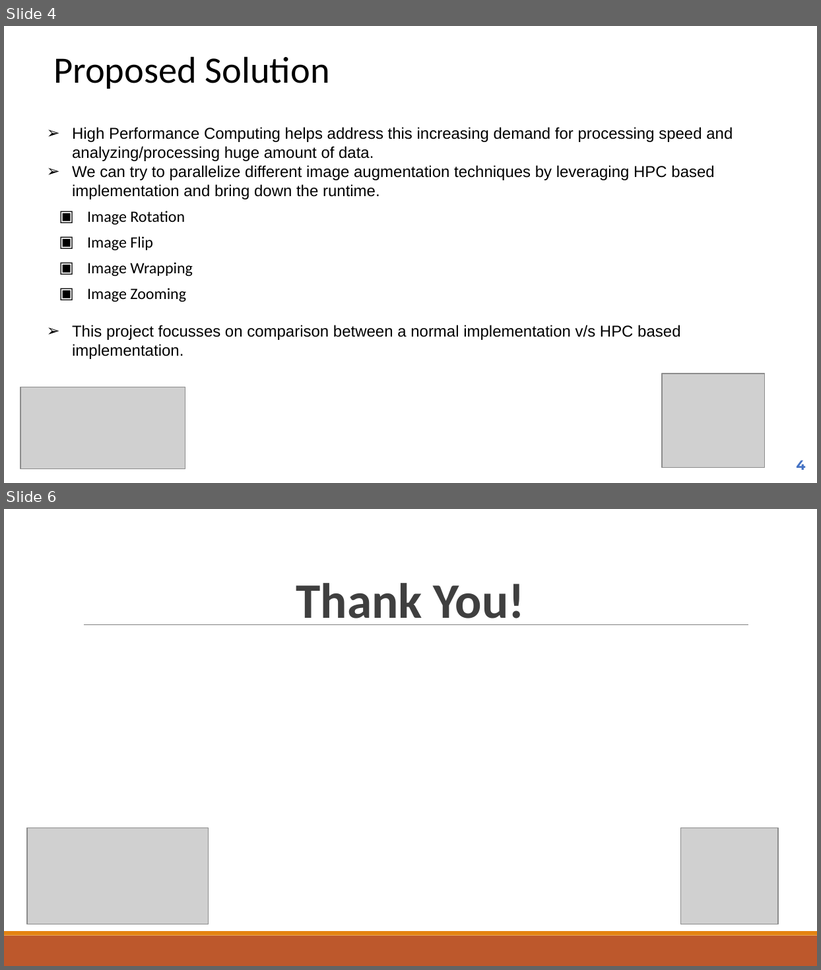
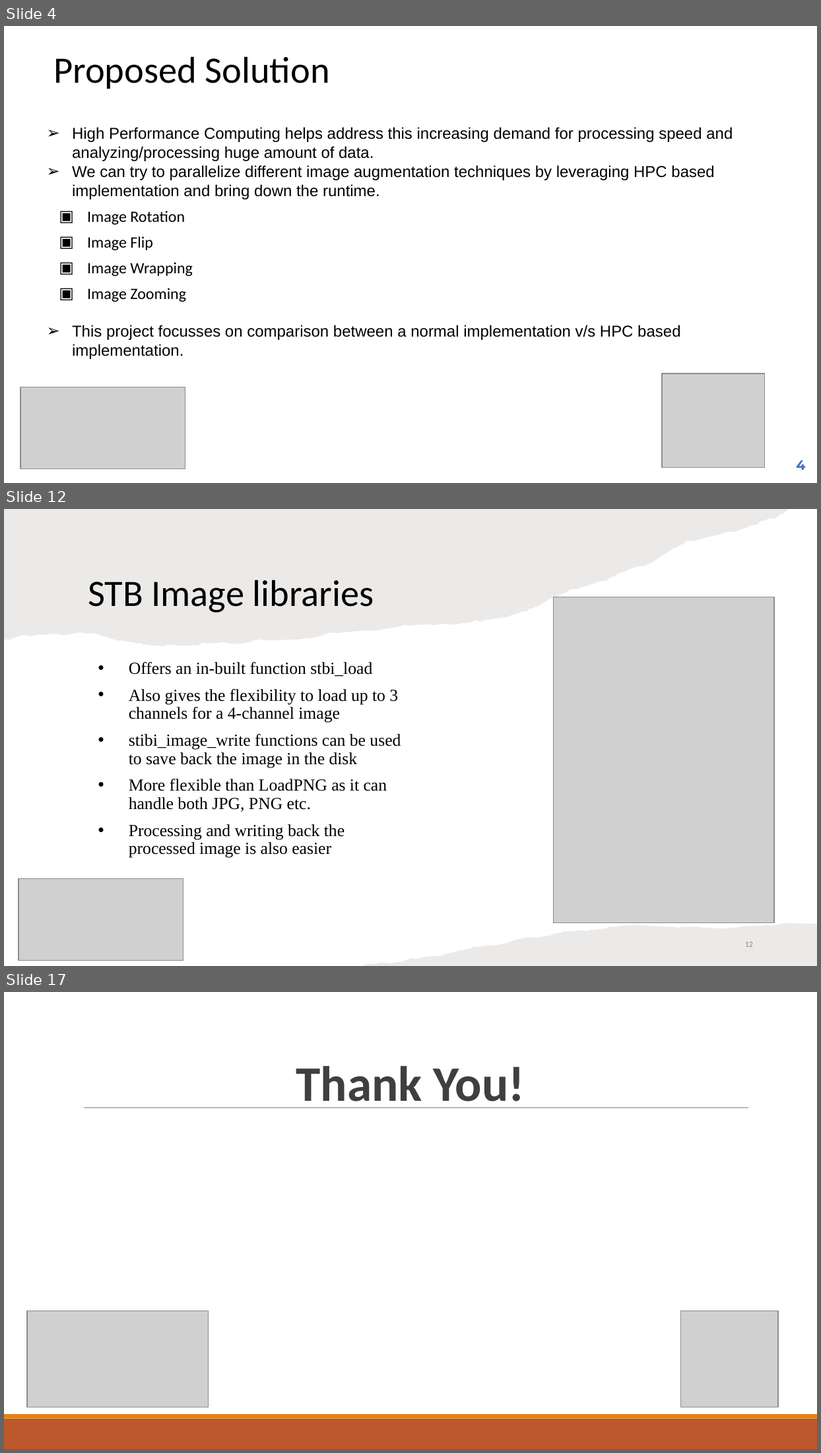
Before and after one commit to prakash90om/MLOps_Demo_hpc, a slide deck: doc/MLOps_HPC_Image_Processing_Presentation.pptx. Shown one above the other, each under a label of ours: slides 4 and 6 before the commit, slides 4, 12 and 17 after it; the slides between them are not shown. The pictures are 821x970 and 821x1453 pixels, drawn with LibreOffice and Linux fonts; fonts in the diff are those of the drawing; grey boxes stand for pictures. Boxes give left, top, right and bottom in pixels: in the first picture for what was removed or moved away, otherwise in the second. Text is boxed around its words. In the diff, an @@ line names an element or a change of style, - is before the commit and + after.

```diff
--- a/doc/MLOps_HPC_Image_Processing_Presentation.pptx
+++ b/doc/MLOps_HPC_Image_Processing_Presentation.pptx
@@ slide 12 added at (4, 509, 817, 966), background #FFFFFF @@
@@ freeform shape added at (4, 509, 789, 646), fill #82766A at 15% opacity @@
@@ title added at (88, 580, 374, 613), 33 pt, text #000000 @@
+STB Image libraries
@@ picture added at (554, 597, 775, 923) @@
@@ text added at (129, 662, 401, 858), 15 pt, text #000000 @@
+• Offers an in-built function stbi_load
+• Also gives the flexibility to load up to 3 channels for a 4-channel image
+• stibi_image_write functions can be used to save back the image in the disk
+• More flexible than LoadPNG as it can handle both JPG, PNG etc.
+• Processing and writing back the processed image is also easier
@@ picture added at (19, 879, 184, 961) @@
@@ freeform shape added at (362, 923, 817, 966), fill #82766A at 15% opacity @@
@@ page number added at (745, 942, 753, 947), 7 pt, text #888888 @@
+12
@@ what was slide 6 is now slide 17 @@
```
Also in this commit, not shown: 1 slide changed, 10 other slides added.
